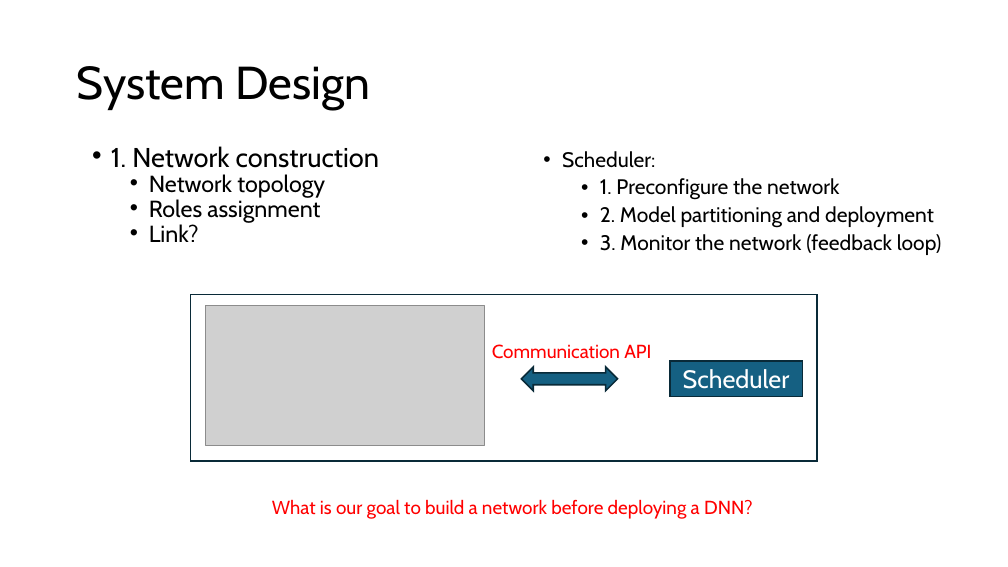
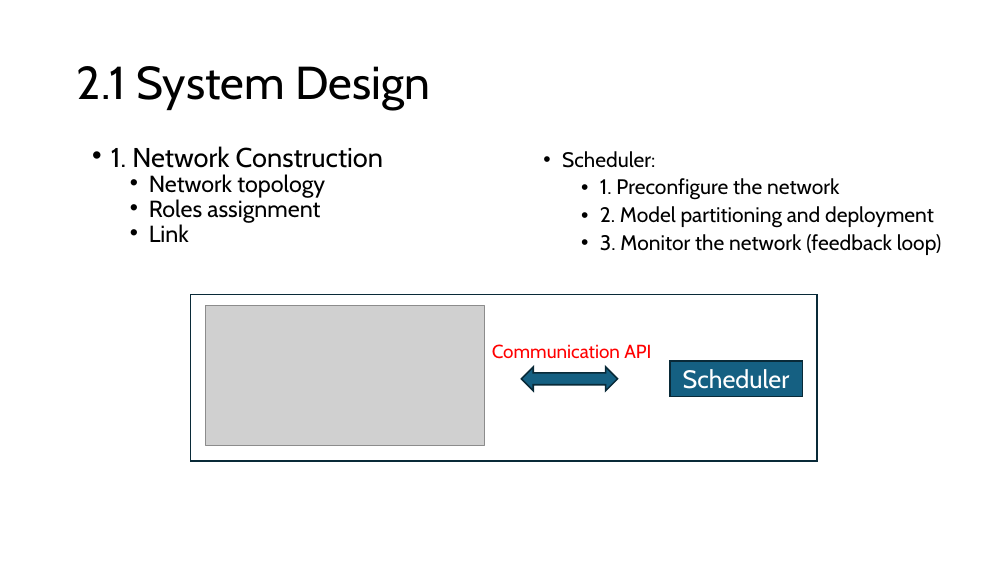
Before and after one commit to GXG-CS/on_device_learning, a slide deck: slide 4 of micro-network-project.pptx (slide 6 before the commit). Drawn at 1008x567 pixels with LibreOffice and Linux fonts; fonts in the diff are those of the drawing; grey boxes stand for pictures. Boxes give left, top, right and bottom in pixels: in the first picture for what was removed or moved away, otherwise in the second. Text is boxed around its words. In the diff, an @@ line names an element or a change of style, - is before the commit and + after.

```diff
--- a/micro-network-project.pptx
+++ b/micro-network-project.pptx
@@ title at [77,66,430,110]: text changed @@
-System Design
+2.1 System Design
@@ text at [111,146,383,168]: text changed @@
-• 1. Network construction
+• 1. Network Construction
@@ text at [149,224,189,242]: text changed @@
-  • Link?
+  • Link
@@ text removed at [272,499,753,519] @@
-What is our goal to build a network before deploying a DNN?
```
Also in this commit, not shown: 13 other slides changed, 4 slides added, 2 slides removed, 1 other file.
